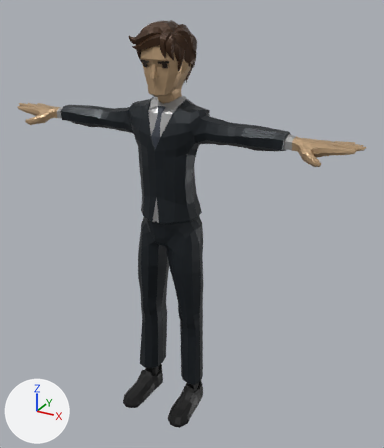
Renders of the glTF model modelos/mostro.glb from each side of a commit.
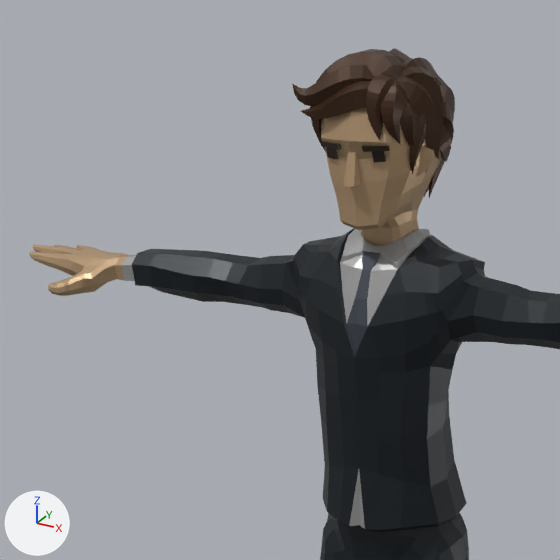
Each version is shown whole from a 50 mm camera at (1.182, -1.995, 1.965) aimed at (0.097, -0.022, 0.979), then close up on the part from 1% to 63% of the width and 0% to 53% of the height. The lights are fixed; the arrows at lower left show +X, +Y and +Z. The first two pictures are the older version. Where no turn or scale is listed for an object, it has been applied to the vertices. Vertices at exactly the same position are counted once.

The first close-up shows 'Suit_Body', 'Suit_Head', 'Suit_Legs'.
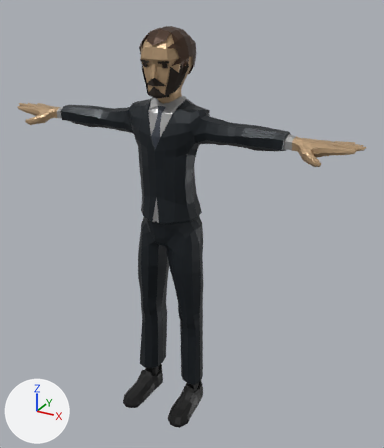
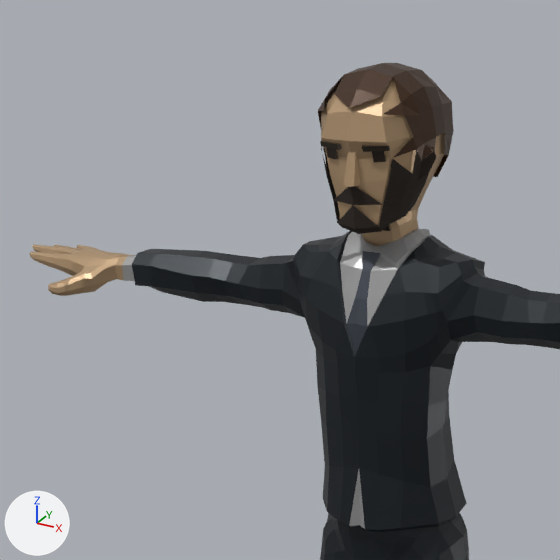
What differs and where, as boxes (x1, y1, x2, y2) in the close-ups (560 x 560 px):
'Suit_Head', reshaped (16% narrower, 8% shorter): before (292, 48, 455, 246); after (318, 63, 454, 246)
part 1 of me_suit_head, rebuilt (mostly hidden before): before (389, 48, 412, 64); after (318, 63, 454, 177)
part 2 of me_suit_head, added (black): after (322, 148, 429, 234)
part 3 of me_suit_head, added: after (418, 150, 436, 179)
part 4 of me_suit_head, deleted (brown): before (292, 65, 455, 198)
part 5 of me_suit_head, cut back (mostly hidden afterwards): before (310, 49, 444, 174); after (418, 144, 434, 159)

The change, as a diff of the scene's bpy script:
```diff
--- a/modelos/mostro.glb.py
+++ b/modelos/mostro.glb.py
@@ mat_beard @@
+mat_beard = principled_material('Beard')
+mat_beard.base_color = (0.024, 0.016, 0.011)  # black #2b221b
+mat_beard.roughness = 1.0
@@ me_suit_head @@
 # used by ob_suit_head; location = (0.0, 0.0, 0.0)
-me_suit_head.from_pydata(...)  # 1327 vertices, 2456 faces; spans x -0.116..0.11, y -0.175..0.085, z 1.501..1.856
+me_suit_head.from_pydata(...)  # 454 vertices, 746 faces; spans x -0.113..0.113, y -0.175..0.07, z 1.501..1.833
+# me_suit_head part 1: the loose piece of 60 vertices spanning x -0.046..0.054, y -0.105..0.085, z 1.594..1.856 is rebuilt with 85 vertices and now spans x -0.102..0.102, y -0.165..0.07, z 1.636..1.833
+# me_suit_head part 2: a new loose piece of 50 vertices spanning x -0.097..0.097, y -0.165..-0.057, z 1.561..1.711, in mat_beard (black #2b221b)
+# me_suit_head part 3: a new loose piece of 14 vertices spanning x 0.067..0.113, y -0.095..-0.065, z 1.648..1.699, in mat_beard (black #2b221b)
+# me_suit_head part 4: 8 loose pieces with 456 vertices, spanning x -0.116..0.101, y -0.17..0.072, z 1.606..1.834, are deleted
+# me_suit_head part 5: 1 vertex moved from x -0.085, y -0.101, z 1.785 to x -0.083, y -0.094, z 1.707; 539 vertices removed from x -0.108..0.11, y -0.148..0.08, z 1.598..1.855; 19 vertices added at x -0.11..0.11, y -0.096..-0.064, z 1.686..1.712
+# other edits to the shape of me_suit_head do not show in these pictures
 me_suit_head.materials.append(mat_skin)
@@ me_suit_head @@
 me_suit_head.materials.append(mat_eye)
+me_suit_head.materials.append(mat_beard)  # black #2b221b
```
